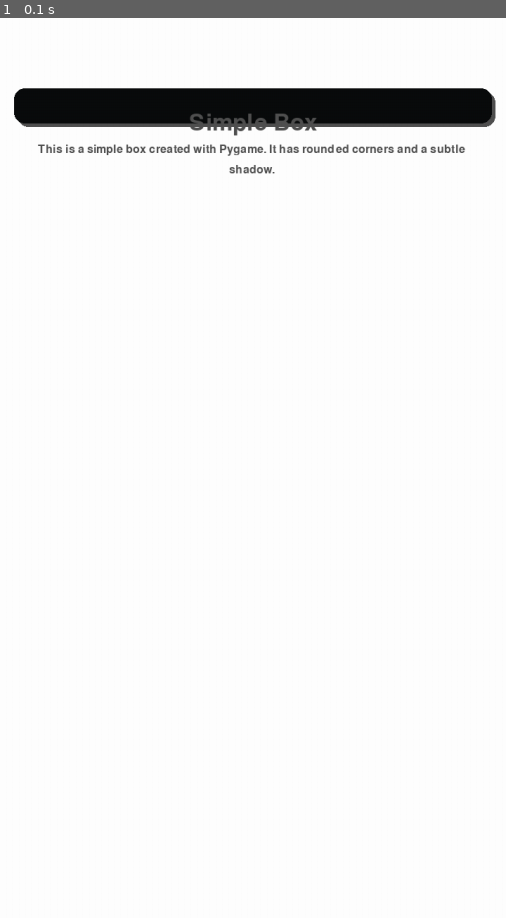
Above: before the commit, frame 1.
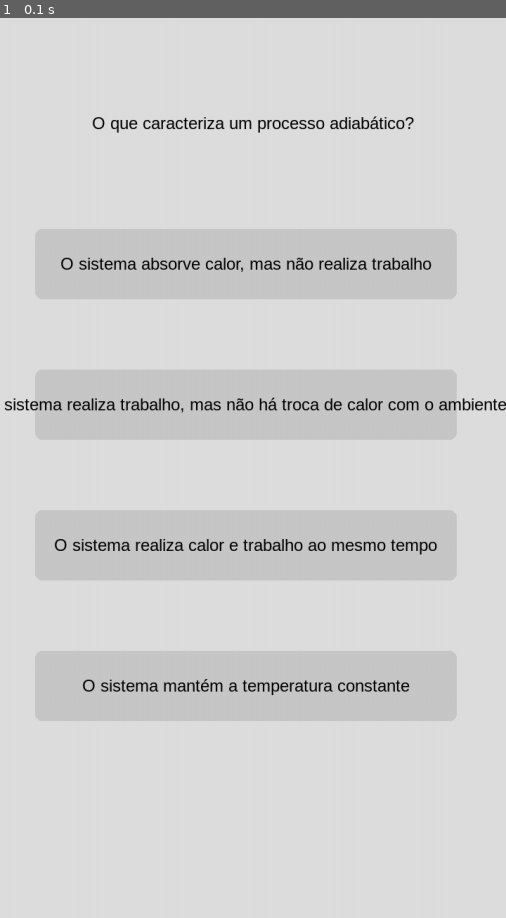
Above: after the commit, the same moment.

Repository: M00ON-2/Jogo-mobile
Game: pygame game, started from import pygame.py
Two runs of this game, one before a commit and one after it. Both use one fixed random seed, a clock stepped at 60 frames per second and the inputs below.
Inputs:
- Up to frame 1 (0.1 s): no input

The runs differ from the first frame. In frame 1, 100% of the frame differs, in the area x 0-100%, y 0-100%.

Commit message:
codigo alterado
MUITAS coisas

Diff:
--- a/import pygame.py
+++ b/import pygame.py
@@ -1,99 +1,55 @@
 import pygame
 
-# Iniciar
 pygame.init()
 
-# Dimensões
-width = 720
-height = 1280
-screen = pygame.display.set_mode((width, height))
+largura = 720
+altura = 1280
+tela = pygame.display.set_mode((largura, altura))
 
-# Colors
-white = (255, 255, 255)
-light_gray = (10,12,13)
-dark_gray = (80, 80, 80)
+branco = (222, 222, 222)
+cinza_claro = (10, 12, 13)
 
-# Propriedades caixa
-box_x = 20
-box_y = 100
-box_width = 680
-box_height = 50
-box_color = light_gray
-opacity = 0.7
+class Caixa:
+    def __init__(self, largura=None, altura=None, cor=None, texto=None, x=None, y=None):
+        self.largura = largura
+        self.altura = altura
+        self.cor = cor
+        self.texto = texto
+        self.x = x
+        self.y = y
 
-# Arredondamento da caixa
-border_radius = 15
-shadow_offset = 5
-shadow_color = dark_gray
+    def desenhar(self, tela):
+        # Desenhar o retângulo arredondado
+        pygame.draw.rect(tela, self.cor, (self.x, self.y, self.largura, self.altura), border_radius=10)
 
-# Propriedades do texto
-font_size = 48
-font = pygame.font.Font(None, font_size)  # Use default font
-text_color = dark_gray
-heading_text = "Simple Box"
-content_text = "This is a simple box created with Pygame.  It has rounded corners and a subtle shadow."
+        # Renderizar o texto
+        fonte = pygame.font.SysFont("Arial", 24)
+        texto = fonte.render(self.texto, True, (0, 0, 0))
 
-# Carregar as propriedades
-heading_surface = font.render(heading_text, True, text_color)
-heading_rect = heading_surface.get_rect(center=(width // 2, box_y + 50))
+        # Calcular a posição do texto para centralizá-lo
+        texto_x = self.x + (self.largura - texto.get_width()) / 2
+        texto_y = self.y + (self.altura - texto.get_height()) / 2
 
-# Propriedade dos conteudos da caixa
-content_font_size = 24
-content_font = pygame.font.Font(None, content_font_size)
-content_color = dark_gray
-content_lines = []
-max_line_width = box_width - 40  # Margin inside the box
+        # Desenhar o texto dentro da caixa
+        tela.blit(texto, (texto_x, texto_y))
 
-def wrap_text(text, font, max_width):
-    words = text.split()
-    lines = []
-    current_line = ""
-    for word in words:
-        test_line = current_line + word + " "
-        test_width, _ = font.size(test_line)
-        if test_width <= max_width:
-            current_line = test_line
-        else:
-            lines.append(current_line)
-            current_line = word + " "
-    lines.append(current_line)
-    return lines
+caixa1 = Caixa(largura=600, cor=(200, 200, 200), texto= "O sistema absorve calor, mas não realiza trabalho", x=50, y=300, altura=100)
+caixa2 = Caixa(largura=600, cor=(200, 200, 200), texto="O sistema realiza trabalho, mas não há troca de calor com o ambiente", x=50, y=500, altura=100)
+caixa3 = Caixa(largura=600, cor=(200, 200, 200), texto="O sistema realiza calor e trabalho ao mesmo tempo", x=50, y=700, altura=100)
+caixa4 = Caixa(largura=600, cor=(200, 200, 200), texto="O sistema mantém a temperatura constante", x=50, y=900, altura=100)
 
-content_lines = wrap_text(content_text, content_font, max_line_width)
+pergunta1 = Caixa(largura=300, cor=(222, 222, 222), texto="O que caracteriza um processo adiabático?", x=210, y=100, altura=100)
 
-# Main game loop
 running = True
 while running:
-    # Event handling
     for event in pygame.event.get():
         if event.type == pygame.QUIT:
             running = False
 
-    # Clear the screen
-    screen.fill(white)
-
-
-    # Draw shadow
-    shadow_rect = pygame.Rect(box_x + shadow_offset, box_y + shadow_offset, box_width, box_height)
-    pygame.draw.rect(screen, shadow_color, shadow_rect, border_radius=border_radius)
-
-    # Draw the box
-    box_rect = pygame.Rect(box_x, box_y, box_width, box_height)
-    pygame.draw.rect(screen, box_color, box_rect, border_radius=border_radius,)
-
-    # Draw heading
-    screen.blit(heading_surface, heading_rect)
-
-    # Draw content
-    y_offset = heading_rect.bottom + 20
-    for line in content_lines:
-        line_surface = content_font.render(line, True, content_color)
-        line_rect = line_surface.get_rect(center=(width // 2, y_offset))
-        screen.blit(line_surface, line_rect)
-        y_offset += content_font_size + 5  # Add spacing between lines
-
-    # Update the display
+    tela.fill(branco)
+    pergunta1.desenhar(tela)
+    caixa1.desenhar(tela)
+    caixa2.desenhar(tela)
+    caixa3.desenhar(tela)
+    caixa4.desenhar(tela)
     pygame.display.flip()
-
-# Quit Pygame
-pygame.quit()
--- a/teste.1.py
+++ b/teste.1.py
@@ -6,45 +6,75 @@
 altura = 1280
 tela = pygame.display.set_mode((largura, altura))
 
-branco = (255, 0, 0)
+branco = (222, 222, 222)
 cinza_claro = (10, 12, 13)
 
-#Defini os atributos de uma caixa (todos eles não tem valor, tem que se atribuir dps)
 class Caixa:
-    def __init__(self, largura= None, altura= None, cor= None, texto= None, arredondamento = None, x= None, y= None):
+    def __init__(self, largura=None, altura=None, cor=None, texto=None, x=None, y=None):
         self.largura = largura
         self.altura = altura
         self.cor = cor
         self.texto = texto
         self.x = x
         self.y = y
-        self.arredondamento = {
-            "tamanho_borda": 15,
-            "shadow_posicao": 5,
-            "cor_sombra": (80, 80, 80)
-        }
 
+    def desenhar(self, tela):
+        # Desenhar o retângulo arredondado
+        pygame.draw.rect(tela, self.cor, (self.x, self.y, self.largura, self.altura), border_radius=10)
 
-caixa1 = Caixa(largura = 300, cor= (0, 255, 0), texto = "Caixa 1", x = 100, y = 100, altura = 200)
-caixa1.arredondamento
+        # Renderizar o texto
+        fonte = pygame.font.SysFont("Inter", 23)
+        texto = fonte.render(self.texto, True, (0, 0, 0))
 
-# Main game loop
+        # Calcular a posição do texto para centralizá-lo
+        texto_x = self.x + (self.largura - texto.get_width()) / 2
+        texto_y = self.y + (self.altura - texto.get_height()) / 2
+
+        # Desenhar o texto dentro da caixa
+        tela.blit(texto, (texto_x, texto_y))
+
+    def clicado(self, x, y):
+        return self.x < x < self.x + self.largura and self.y < y < self.y + self.altura
+
+caixa_progressao = Caixa(largura = 1000, cor = (65, 67, 67), x = 0, y = 50, altura = 75)
+
+caixa1 = Caixa(largura=600, cor=(200, 200, 200), texto= "O sistema absorve calor, mas não realiza trabalho", x=50, y=300, altura=100)
+caixa2 = Caixa(largura=600, cor=(200, 200, 200), texto="o sistema realiza trabalho, mas não há troca de calor com o ambiente", x=50, y=500, altura=100)
+caixa3 = Caixa(largura=600, cor=(200, 200, 200), texto="O sistema realiza calor e trabalho ao mesmo tempo", x=50, y=700, altura=100)
+caixa4 = Caixa(largura=600, cor=(200, 200, 200), texto="O sistema mantém a temperatura constante", x=50, y=900, altura=100)
+
+pergunta1 = Caixa(largura=300, cor=(222, 222, 222), texto="O que caracteriza um processo adiabático?", x=210, y=100, altura=100)
+
+resposta_correta = "B"
+
+selecionado = None
+
+caixa_resposta = Caixa(largura=600, cor=(52, 142, 145), texto="O sistema realiza trabalho mas não há troca de calor com o ambiente", x=0, y=0, altura=50)
+
 running = True
 while running:
-    # Event handling
     for event in pygame.event.get():
         if event.type == pygame.QUIT:
             running = False
+        elif event.type == pygame.MOUSEBUTTONDOWN:
+            if caixa1.clicado(event.pos[0], event.pos[1]):
+                selecionado = "A"
+            elif caixa2.clicado(event.pos[0], event.pos[1]):
+                selecionado = "B"
+            elif caixa3.clicado(event.pos[0], event.pos[1]):
+                selecionado = "C"
+            elif caixa4.clicado(event.pos[0], event.pos[1]):
+                selecionado = "D"
 
-    # Clear the screen
     tela.fill(branco)
+    pergunta1.desenhar(tela)
+    caixa_progressao.desenhar(tela)
+    caixa1.desenhar(tela)
+    caixa2.desenhar(tela)
+    caixa3.desenhar(tela)
+    caixa4.desenhar(tela)
 
-    pygame.draw.rect(caixa1,tela,)
+    if selecionado == resposta_correta:
+        caixa_resposta.desenhar(tela)
 
     pygame.display.flip()
-
-# if caixa1 = perguntacorreta:
-#     print("correta")
-# else:
-#     print("incorreta")
-# (adicionar alguma coisa aqui)
--- a/teste2.py
+++ b/teste2.py
@@ -6,43 +6,73 @@
 altura = 1280
 tela = pygame.display.set_mode((largura, altura))
 
-branco = (255, 0, 0)
+branco = (222, 222, 222)
 cinza_claro = (10, 12, 13)
 
 class Caixa:
-    def __init__(self, largura=None, altura=None, cor=None, texto=None, arredondamento, x=None, y=None):
+    def __init__(self, largura=None, altura=None, cor=None, texto=None, x=None, y=None):
         self.largura = largura
         self.altura = altura
         self.cor = cor
         self.texto = texto
         self.x = x
         self.y = y
-        self.arredondamento = {
-            "tamanho_borda": 15,
-            "shadow_posicao": 5,
-            "cor_sombra": (80, 80, 80)
-        }
 
-caixa1 = Caixa(largura=680, cor=(0, 255, 0), texto="Caixa 1", x=20, y=100, altura=50,arredondamento)
+    def desenhar(self, tela):
+        # Desenhar o retângulo arredondado
+        pygame.draw.rect(tela, self.cor, (self.x, self.y, self.largura, self.altura), border_radius=10)
 
-# Main game loop
+        # Renderizar o texto
+        fonte = pygame.font.SysFont("Arial", 24)
+        texto = fonte.render(self.texto, True, (0, 0, 0))
+
+        # Calcular a posição do texto para centralizá-lo
+        texto_x = self.x + (self.largura - texto.get_width()) / 2
+        texto_y = self.y + (self.altura - texto.get_height()) / 2
+
+        # Desenhar o texto dentro da caixa
+        tela.blit(texto, (texto_x, texto_y))
+
+    def clicado(self, x, y):
+        return self.x < x < self.x + self.largura and self.y < y < self.y + self.altura
+
+caixa1 = Caixa(largura=600, cor=(200, 200, 200), texto="A) O sistema absorve calor, mas não realiza trabalho.", x=210, y=300, altura=100)
+caixa2 = Caixa(largura=600, cor=(200, 200, 200), texto="B) O sistema realiza trabalho, mas não há troca de calor com o ambiente.", x=210, y=500, altura=100)
+caixa3 = Caixa(largura=600, cor=(200, 200, 200), texto=" C) O sistema realiza calor e trabalho ao mesmo tempo.", x=210, y=700, altura=100)
+caixa4 = Caixa(largura=600, cor=(200, 200, 200), texto=" D) O sistema mantém a temperatura constante.", x=210, y=900, altura=100)
+
+pergunta1 = Caixa(largura=300, cor=(222, 222, 222), texto="O que caracteriza um processo adiabático?", x=210, y=100, altura=100)
+
+resposta_correta = "B"
+
+selecionado = None
+
 running = True
 while running:
-    # Event handling
     for event in pygame.event.get():
         if event.type == pygame.QUIT:
             running = False
+        elif event.type == pygame.MOUSEBUTTONDOWN:
+            if caixa1.clicado(event.pos[0], event.pos[1]):
+                selecionado = "A"
+            elif caixa2.clicado(event.pos[0], event.pos[1]):
+                selecionado = "B"
+            elif caixa3.clicado(event.pos[0], event.pos[1]):
+                selecionado = "C"
+            elif caixa4.clicado(event.pos[0], event.pos[1]):
+                selecionado = "D"
 
-    # Clear the screen
     tela.fill(branco)
+    pergunta1.desenhar(tela)
+    caixa1.desenhar(tela)
+    caixa2.desenhar(tela)
+    caixa3.desenhar(tela)
+    caixa4.desenhar(tela)
 
-    # Desenhar o retângulo
-    rect = pygame.Rect(caixa1.x, caixa1.y, caixa1.largura, caixa1.altura)
-    radius = caixa1.arredondamento["tamanho_borda"]
-
-    pygame.draw.rect(tela, caixa1.cor, rect, bordar=["tamanho_borda"])
+    if selecionado:
+        if selecionado == resposta_correta:
+            print("Resposta correta!")
+        else:
+            print("Resposta incorreta. A resposta correta é", resposta_correta)
 
     pygame.display.flip()
-
-
-#    radius = caixa1.arredondamento["tamanho_borda"]
